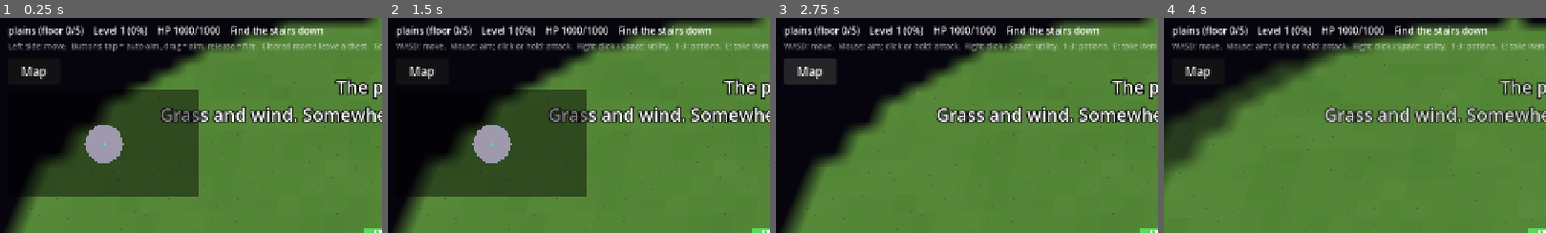
Above: before the commit, frames 1-4 (left to right).
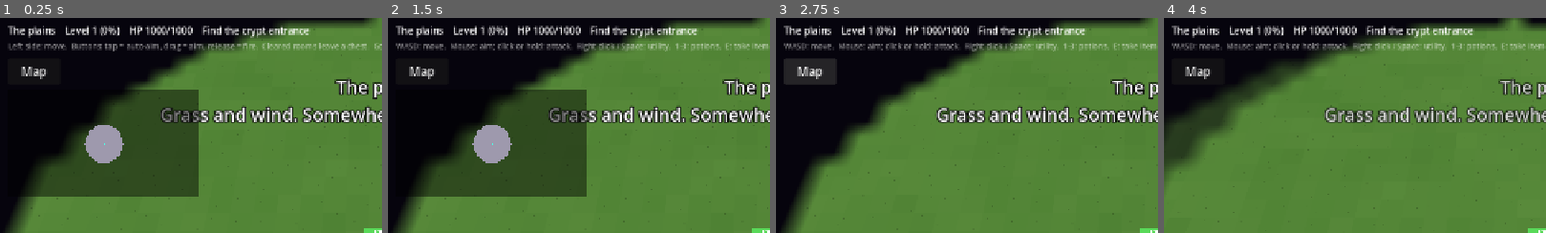
Above: after the commit, the same moments.

Repository: Zenb0t/toto
Game: Godot game, scene res://scenes/main.tscn
The game is run twice, just before and just after one commit, with the same random seed, the same clock (stepped at 60 frames per second) and the same inputs.
Inputs (mouse positions are % of the whole screen's width and height, from its top left):
- Up to frame 1 (0.25 s): no input
- Up to frame 2 (1.5 s): click "II" at 0.5 s; click "Restart run" at 1.25 s
- Up to frame 3 (2.75 s): click "Map" at 2 s
- Up to frame 4 (4 s): click "1: HEAL ×1" at 2.75 s; tap Enter at 3.5 s; move the mouse to (72, 45) at 3.52 s; press the mouse at (72, 45) at 3.53 s; hold D (move_right) from 3.53 s (still down); tap Space at 3.77 s
The pictures show only the part of the screen within x 0-50%, y 0-50%; the shares and areas given below are measured in that part.

The runs differ from the first frame. In frame 1, 2.4% of the frame differs, in the area x 2-85%, y 3-10%; in frame 2, 2.4%; in frame 3, 2.4%; in frame 4, 2.3%.

Commit message:
Tune gains a World section; the HUD names the plains (#37)
Every QuadrantRecipe knob shows under Tune -> World and shapes the next world
(not the one being played). The page shows the world's seed with New world (a
new seed) and Same seed again (this seed from the start); both apply the tuning
first. The composition root builds new worlds with the tuned recipe, and the HUD
and arrival banner name "the plains".

Co-Authored-By: Claude Sonnet 5.5 <noreply@anthropic.com>
Claude-Session: https://claude.ai/code/session_01FyLf6w2MkwJej5GPFKSkEM

Diff:
--- a/scripts/main.gd
+++ b/scripts/main.gd
@@ -94,7 +94,7 @@
 	_connect_keyboard_mouse()
 	_connect_menu()
 	_touch_controls.apply_layout(_layout)
-	_start_run(Run.random(_rng))
+	_start_run(Run.random(_rng, GameTuning.plains_recipe(_tuning)))
 	_show_input_mode(_keyboard_mouse.mode)
 
 
@@ -325,6 +325,8 @@
 	_pause_menu.tuning_requested.connect(_on_tuning_requested)
 	_tuning_panel.tuning_changed.connect(_apply_tuning)
 	_tuning_panel.finished.connect(_on_tuning_finished)
+	_tuning_panel.new_world_requested.connect(_restart)
+	_tuning_panel.same_seed_requested.connect(_restart_with_same_seed)
 	_pause_menu.credits_requested.connect(_on_credits_requested)
 	_credits_panel.finished.connect(_on_credits_finished)
 	_run_summary.play_again_pressed.connect(_restart)
@@ -738,7 +740,7 @@
 
 func _on_tuning_requested() -> void:
 	_hud_layer.hide()
-	_tuning_panel.open(_tuning, GameTuning.sections(_weapon_id, _utility_id))
+	_tuning_panel.open(_tuning, GameTuning.sections(_weapon_id, _utility_id), _run.world_seed)
 
 
 func _on_tuning_finished(tuning: Tuning) -> void:
@@ -795,9 +797,13 @@
 		return
 	var leads_out := _run.destination(WorldLayout.Exit.STAIRS_DOWN).leaves_world()
 	var goal := "Find the way out" if leads_out else "Find the stairs down"
-	_hud.text = "%s (floor %d/%d)    Level %d (%d%%)    HP %d/%d    %s" % [
-		_branch().display_name, _stage.spec.floor_number, WorldLayout.FLOOR_COUNT,
-		_experience.level(), roundi(_experience.progress() * 100), _player.health.current,
+	var place := "The %s" % _branch().display_name
+	if _branch().outdoors:
+		goal = "Find the crypt entrance"
+	else:
+		place = "%s (floor %d/%d)" % [_branch().display_name, _stage.spec.floor_number, WorldLayout.FLOOR_COUNT]
+	_hud.text = "%s    Level %d (%d%%)    HP %d/%d    %s" % [
+		place, _experience.level(), roundi(_experience.progress() * 100), _player.health.current,
 		_player.health.maximum, goal]
 
 
@@ -807,7 +813,8 @@
 		_weapon_id, _utility_id, _player.health, _belt.to_dict(), _experience.points, _run.hero.kills)
 
 
-## Down (or up) to the next floor with everything the player holds, or out of the dungeon from the last one.
+## Down (or up) to the next map with everything the player holds: from the plains into the crypt entrance and back,
+## down the floors, or out of the dungeon from the last one.
 func _take_stairs(exit: WorldLayout.Exit) -> void:
 	if not _in_play:
 		return
@@ -841,12 +848,21 @@
 	_run_summary.show_summary(ending, RunSummary.lines(_run, _experience.level(), ending, _player.last_hurt_by))
 
 
-## Dying or restarting from the menu starts a new world with a new seed.
+## Dying, restarting from the menu or New world in the Tune screen starts a new world with a new seed.
 func _restart() -> void:
+	_begin_world(_run.next_world(_rng, GameTuning.plains_recipe(_tuning)))
+
+
+## Same seed again in the Tune screen: this world's seed from the start, made with the tuning as it is now.
+func _restart_with_same_seed() -> void:
+	_begin_world(_run.same_world_again(GameTuning.plains_recipe(_tuning)))
+
+
+func _begin_world(run: Run) -> void:
 	_run_summary.hide()
 	_hud_layer.show()
 	if _pause_menu.is_open():
 		_pause_menu.close()
 	get_tree().paused = false
 	_leave_map()
-	_start_run(_run.next_world(_rng))
+	_start_run(run)
--- a/scripts/tuning/game_tuning.gd
+++ b/scripts/tuning/game_tuning.gd
@@ -36,6 +36,8 @@
 const LOOT_GROUP := "Loot"
 const CONTROLS_GROUP := "Controls"
 const CAMERA_GROUP := "Camera"
+## The world's generation knobs (see QuadrantRecipe): they shape the next world, not the one being played.
+const WORLD_GROUP := "World"
 const EQUIPPED_MARK := "  (equipped)"
 const DEFAULT_WEAPON_ID := "dagger"
 const DEFAULT_UTILITY_ID := "dash"
@@ -119,6 +121,7 @@
 		params.append_array(_item_params(each, utility_group(each.id)))
 	for each in potions():
 		params.append_array(_item_params(each, potion_group(each.id)))
+	params.append_array(_item_params(QuadrantRecipe.plains(), WORLD_GROUP, true))
 	params.append_array([
 		Tuning.Param.new(ENEMY_MOVE_SPEED, "Move speed", ENEMIES_GROUP, 20, 250, 5, Enemy.DEFAULT_MOVE_SPEED),
 		Tuning.Param.new(ENEMY_HEALTH_MULTIPLIER, "Health (x)", ENEMIES_GROUP, 0.25, 4, 0.05, Enemy.DEFAULT_HEALTH_MULTIPLIER, true),
@@ -207,6 +210,7 @@
 		TuningSection.new(LOOT_GROUP, [LOOT_GROUP]),
 		TuningSection.new(CONTROLS_GROUP, [CONTROLS_GROUP]),
 		TuningSection.new(CAMERA_GROUP, [CAMERA_GROUP]),
+		TuningSection.new(WORLD_GROUP, [WORLD_GROUP]),
 	]
 
 
@@ -333,6 +337,13 @@
 
 static func wall_height(tuning: Tuning) -> float:
 	return tuning.value(CAMERA_WALL_HEIGHT)
+
+
+## What the plains of the next world are made of (Tune → World).
+static func plains_recipe(tuning: Tuning) -> QuadrantRecipe:
+	var recipe := QuadrantRecipe.plains()
+	_apply_knobs(recipe, tuning)
+	return recipe
 
 
 ## items: Items or Potions; group_of: their id -> their group.
@@ -374,17 +385,17 @@
 	return HealingPotion.new()
 
 
-## fresh: an Item or a Potion, as built with its defaults.
-static func _item_params(fresh: Object, group: String) -> Array[Tuning.Param]:
+## fresh: an Item, a Potion or a recipe, as built with its defaults. next_run_only: its knobs shape the next world.
+static func _item_params(fresh: Object, group: String, next_run_only := false) -> Array[Tuning.Param]:
 	var params: Array[Tuning.Param] = []
 	for knob in fresh.knobs():
 		params.append(Tuning.Param.new(
 			key(fresh.id, knob.field), knob.label, group, knob.min_value, knob.max_value, knob.step,
-			fresh.get(knob.field)))
+			fresh.get(knob.field), next_run_only))
 	return params
 
 
-## Builds an item or potion from tuning values, keeping whole-number fields (counts, damage) whole.
+## Builds an item, potion or recipe from tuning values, keeping whole-number fields (counts, damage) whole.
 static func _apply_knobs(built: Object, tuning: Tuning) -> void:
 	for knob in built.knobs():
 		var value := tuning.value(key(built.id, knob.field))
--- a/scripts/ui/tuning_panel.gd
+++ b/scripts/ui/tuning_panel.gd
@@ -8,6 +8,10 @@
 
 signal tuning_changed(tuning: Tuning)
 signal finished(tuning: Tuning)
+## From the World page: start the next world (a new seed), or this world's seed again. Both come after finished,
+## so the tuning just edited is the one the new world is made with.
+signal new_world_requested
+signal same_seed_requested
 
 const FONT_SIZE := 20
 const MENU_FONT_SIZE := 26
@@ -39,6 +43,7 @@
 ## The page showing: no section is the main menu; a section with no group is the list of its groups.
 var _section: TuningSection
 var _group := ""
+var _world_seed := 0
 var _rows := {}  # param key -> Row
 
 @onready var _columns: Array[VBoxContainer] = [$Scroll/Columns/Left, $Scroll/Columns/Right]
@@ -58,10 +63,12 @@
 	hide()
 
 
-## sections: the menu (see GameTuning.sections). Opens on it.
-func open(tuning: Tuning, sections: Array[TuningSection]) -> void:
+## sections: the menu (see GameTuning.sections). Opens on it. world_seed: the seed of the world being played,
+## shown on the World page.
+func open(tuning: Tuning, sections: Array[TuningSection], world_seed := 0) -> void:
 	_tuning = tuning.copy()
 	_sections = sections
+	_world_seed = world_seed
 	_show_page(null, "")
 	show()
 
@@ -163,12 +170,32 @@
 
 func _build_rows(group: String) -> void:
 	var rows: Array[Control] = []
+	if group == GameTuning.WORLD_GROUP:
+		rows.append_array(_world_actions())
 	for each in _tuning.params():
 		if each.group == group:
 			rows.append(_row(each))
 	_fill_columns(rows)
 	for key: String in _rows:
 		_refresh_row(key)
+
+
+## The World page opens with the world's seed and the two ways to start a world.
+func _world_actions() -> Array[Control]:
+	var seed_label := _label("World seed %d" % _world_seed, LABEL_WIDTH * 2)
+	seed_label.name = "Seed"
+	seed_label.custom_minimum_size.y = ROW_HEIGHT
+	return [
+		seed_label,
+		_action_button("NewWorld", "New world", func() -> void: _start_world(new_world_requested)),
+		_action_button("SameSeedAgain", "Same seed again", func() -> void: _start_world(same_seed_requested)),
+	]
+
+
+## Applies the tuning and closes the screen, then asks for the world.
+func _start_world(request: Signal) -> void:
+	_on_done_pressed()
+	request.emit()
 
 
 ## The first half down the left column, the rest down the right, so the page reads top to bottom.
@@ -212,12 +239,23 @@
 	return button
 
 
+func _action_button(id: String, text: String, on_pressed: Callable) -> Button:
+	var button := Button.new()
+	button.name = id
+	button.text = text
+	button.custom_minimum_size.y = MENU_BUTTON_HEIGHT
+	button.focus_mode = Control.FOCUS_NONE
+	button.add_theme_font_size_override("font_size", MENU_FONT_SIZE)
+	button.pressed.connect(on_pressed)
+	return button
+
+
 func _row(param: Tuning.Param) -> HBoxContainer:
 	var row := HBoxContainer.new()
 	row.name = param.key.replace(".", "_")
 	row.custom_minimum_size.y = ROW_HEIGHT
 
-	var name_label := _label(param.label + ("\n(next run)" if param.next_run_only else ""), LABEL_WIDTH)
+	var name_label := _label(param.label + ("\n(next world)" if param.next_run_only else ""), LABEL_WIDTH)
 	var minus := _step_button("-", func() -> void: nudge(param.key, -1))
 	var slider := HSlider.new()
 	slider.name = "Slider"
--- a/tests/integration/test_tuning_panel.gd
+++ b/tests/integration/test_tuning_panel.gd
@@ -183,3 +183,40 @@
 
 	var slider: HSlider = _row(panel, WINDUP_ROW).get_node("Slider")
 	assert_almost_eq(slider.value, 0.8, 0.0001)
+
+
+func test_the_world_page_shows_the_seed_and_every_generation_knob() -> void:
+	var panel := _open_panel()
+	panel.open(GameTuning.create(), GameTuning.sections("dagger", "dash"), 424242)
+
+	await _press(panel, "World")
+
+	assert_eq((_row(panel, "Seed") as Label).text, "World seed 424242")
+	for knob in QuadrantRecipe.plains().knobs():
+		assert_not_null(_row(panel, GameTuning.key("plains", knob.field).replace(".", "_")), knob.field)
+
+
+func test_new_world_applies_the_tuning_closes_the_screen_and_asks_for_a_new_world() -> void:
+	var panel := _open_panel()
+	watch_signals(panel)
+	await _press(panel, "World")
+	panel.nudge(GameTuning.key("plains", "boulder_count"), 2)
+
+	await _press(panel, "NewWorld")
+
+	assert_false(panel.visible)
+	assert_signal_emitted(panel, "new_world_requested")
+	assert_signal_not_emitted(panel, "same_seed_requested")
+	assert_eq(_last_tuning(panel, "finished").value(GameTuning.key("plains", "boulder_count")), 80.0)
+
+
+func test_same_seed_again_closes_the_screen_and_asks_for_the_same_seed() -> void:
+	var panel := _open_panel()
+	watch_signals(panel)
+	await _press(panel, "World")
+
+	await _press(panel, "SameSeedAgain")
+
+	assert_false(panel.visible)
+	assert_signal_emitted(panel, "same_seed_requested")
+	assert_signal_not_emitted(panel, "new_world_requested")
--- a/tests/unit/test_game_tuning.gd
+++ b/tests/unit/test_game_tuning.gd
@@ -198,3 +198,41 @@
 func test_the_bow_is_among_the_weapons_the_player_can_find() -> void:
 	assert_has(GameTuning.weapon_ids(), "bow")
 	assert_eq(GameTuning.weapon(GameTuning.create(), "bow").id, "bow")
+
+
+func test_the_world_section_holds_every_generation_knob_of_the_plains() -> void:
+	var world: TuningSection
+	for section in GameTuning.sections("dagger", "dash"):
+		if section.title == GameTuning.WORLD_GROUP:
+			world = section
+	assert_not_null(world, "Tune has a World section")
+
+	var tuning := GameTuning.create()
+	var keys: Array[String] = []
+	for each in tuning.params():
+		if each.group == GameTuning.WORLD_GROUP:
+			keys.append(each.key)
+			assert_true(each.next_run_only, "%s shapes the next world" % each.key)
+	for knob in QuadrantRecipe.plains().knobs():
+		assert_has(keys, GameTuning.key("plains", knob.field))
+	assert_eq(keys.size(), QuadrantRecipe.plains().knobs().size())
+
+
+func test_untouched_tuning_builds_the_plains_with_the_recipes_own_defaults() -> void:
+	var built := GameTuning.plains_recipe(GameTuning.create())
+
+	for knob in QuadrantRecipe.plains().knobs():
+		assert_eq(built.get(knob.field), QuadrantRecipe.plains().get(knob.field), knob.field)
+
+
+func test_tuned_world_knobs_change_the_next_plains() -> void:
+	var tuning := GameTuning.create()
+	tuning.set_value(GameTuning.key("plains", "width"), 120)
+	tuning.set_value(GameTuning.key("plains", "grove_share"), 0.25)
+
+	var recipe := GameTuning.plains_recipe(tuning)
+
+	assert_eq(recipe.width, 120)
+	assert_true(recipe.width is int)
+	assert_almost_eq(recipe.grove_share, 0.25, 0.0001)
+	assert_eq(DungeonMapParser.new().parse(QuadrantGenerator.new().generate(recipe, 1)).size.x, 120)
